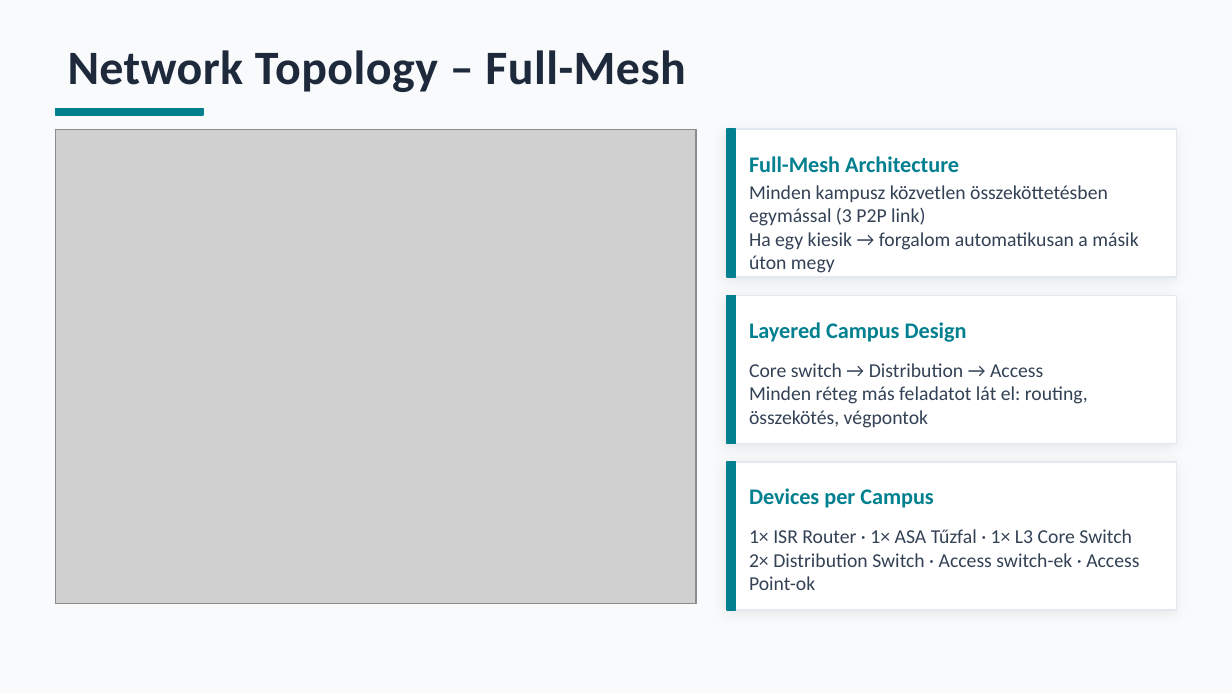
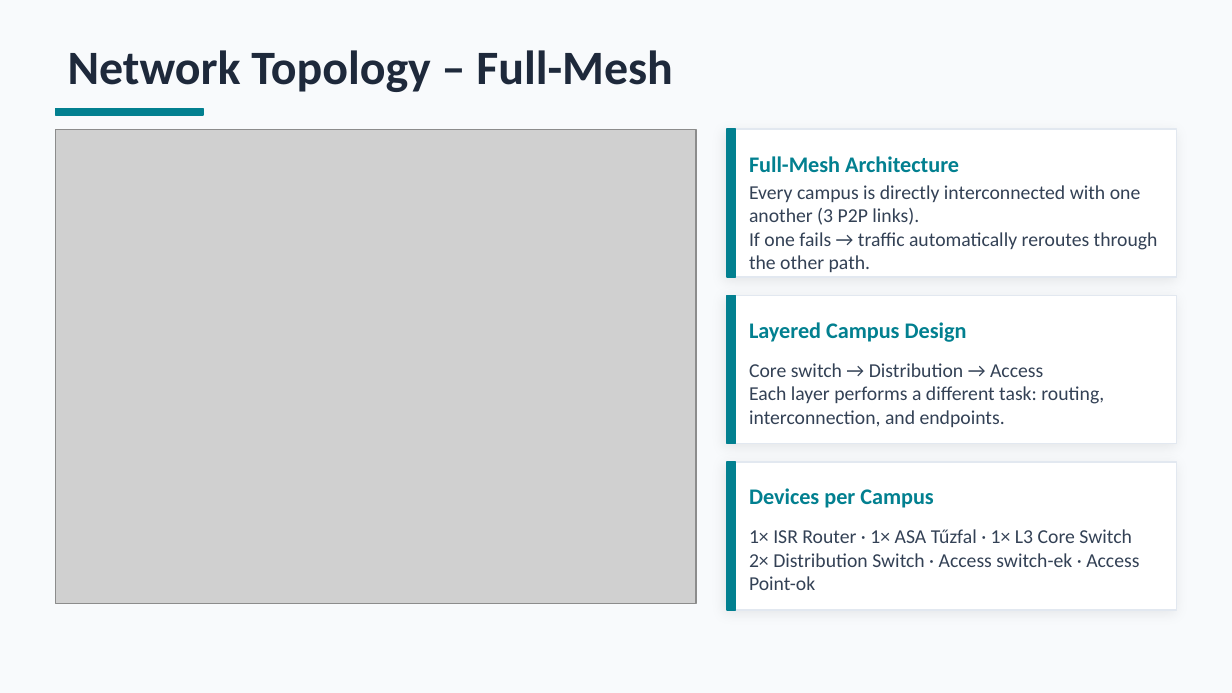
Before and after one commit to brautigampeter/Peters-n-Johnsons-Tech, a slide deck: slide 4 of PnJT - Háromkampuszos Egyetemi Hálózat prezentáció - English.pptx. Drawn at 1232x693 pixels with LibreOffice and Linux fonts; fonts in the diff are those of the drawing; grey boxes stand for pictures. Boxes give left, top, right and bottom in pixels: in the first picture for what was removed or moved away, otherwise in the second. Text is boxed around its words. In the diff, an @@ line names an element or a change of style, - is before the commit and + after.

```diff
--- a/PnJT - Háromkampuszos Egyetemi Hálózat prezentáció - English.pptx
+++ b/PnJT - Háromkampuszos Egyetemi Hálózat prezentáció - English.pptx
@@ text "Network Topology – Full-Mesh" at [68,50,672,92]: letter spacing 0.3 to 0 pt @@
@@ text at [749,185,1158,272]: text changed @@
-Minden kampusz közvetlen összeköttetésben egymással (3 P2P link)
-Ha egy kiesik → forgalom automatikusan a másik úton megy
+Every campus is directly interconnected with one another (3 P2P links).
+If one fails → traffic automatically reroutes through the other path.
@@ text at [749,386,1104,427]: text changed @@
-Minden réteg más feladatot lát el: routing, összekötés, végpontok
+Each layer performs a different task: routing, interconnection, and endpoints.
```
Also in this commit, not shown: 19 other slides changed.
